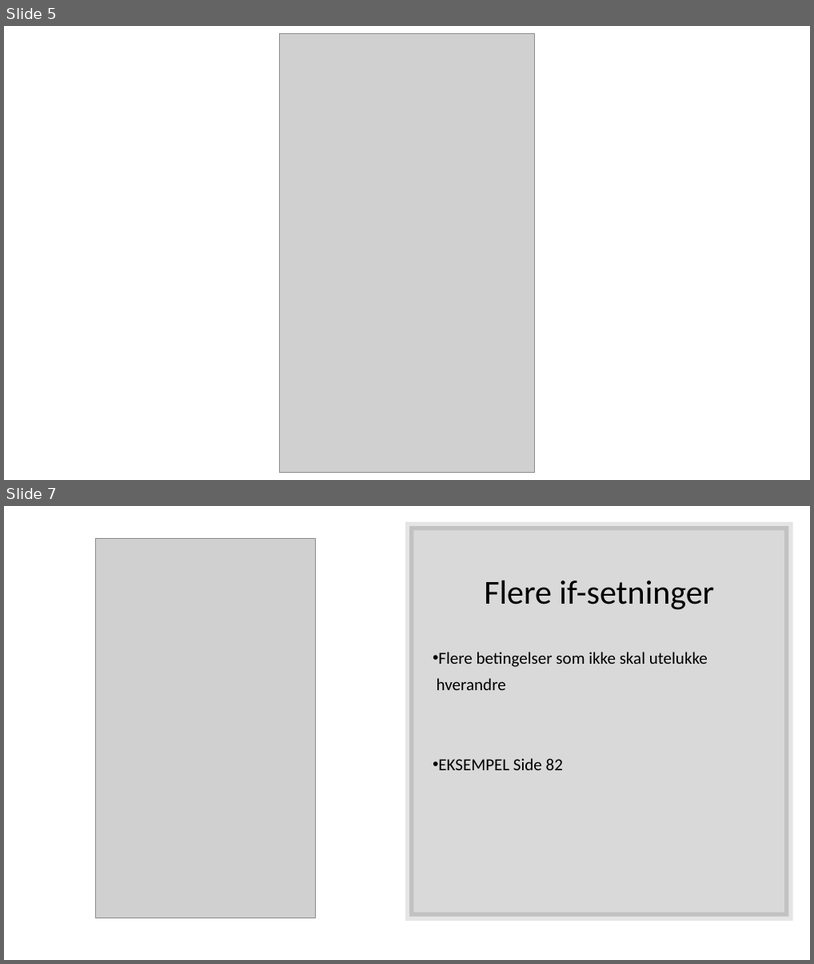
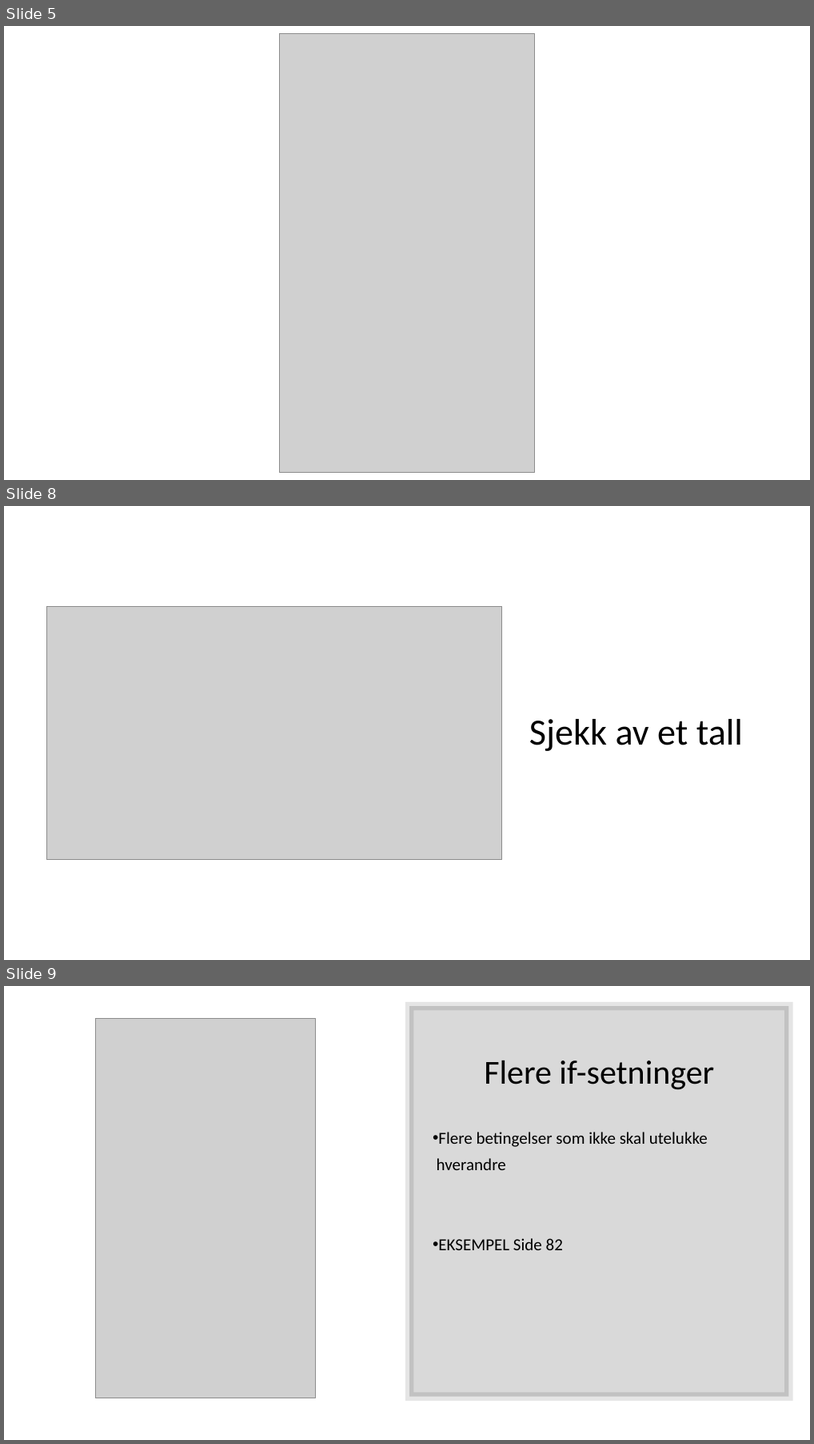
Before and after one commit to AizanM/IT2, a slide deck: Uke 36/Uke 36.pptx. Shown one above the other, each under a label of ours: slides 5 and 7 before the commit, slides 5, 8 and 9 after it; the slides between them are not shown. The pictures are 814x964 and 814x1444 pixels, drawn with LibreOffice and Linux fonts; fonts in the diff are those of the drawing; grey boxes stand for pictures. Boxes give left, top, right and bottom in pixels: in the first picture for what was removed or moved away, otherwise in the second. Text is boxed around its words. In the diff, an @@ line names an element or a change of style, - is before the commit and + after.

```diff
--- a/Uke 36/Uke 36.pptx
+++ b/Uke 36/Uke 36.pptx
@@ slide 8 added at [4, 506, 810, 960], background #FFFFFF @@
@@ picture added at [46, 607, 502, 860] @@
@@ title added at [530, 719, 743, 751], 44 pt, text #000000 @@
+Sjekk av et tall
@@ what was slide 7 is now slide 9 @@
```
Also in this commit, not shown: 2 slides changed, 5 other slides added, 21 other files.
